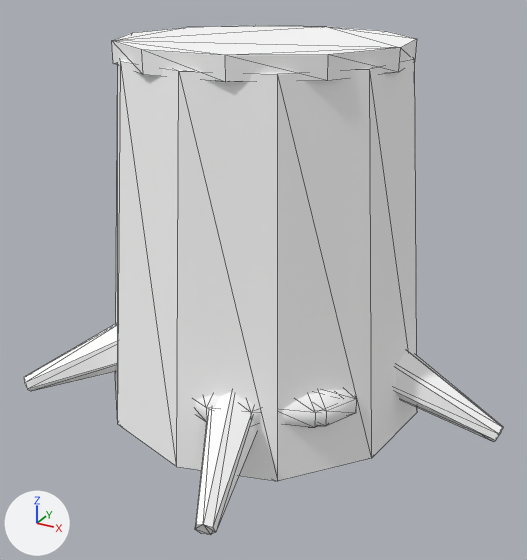
What one commit did to the glTF model assets/generated/stump_mossy_spring.glb.
The view is the same before and after, from a camera (50 mm lens) standing at (0.955, -1.744, 1.223) and looking at (0.039, -0.078, 0.391). Lighting does not change. The marker at lower left points along +X, +Y and +Z. The picture after the commit comes second. Mesh edges are drawn as thin lines. Where no turn or scale is listed for an object, it has been applied to the vertices.

Objects in the first picture: 'stump_mossy_spring'.
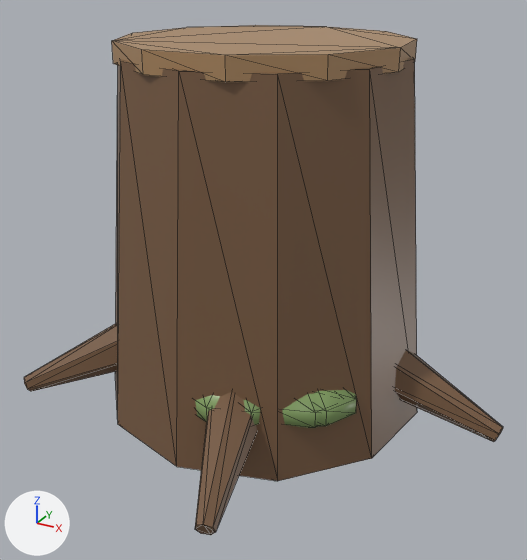
Changed parts and their boxes (x1, y1, x2, y2) in the pictures (527 x 560 px):
'stump_mossy_spring', recoloured (white to brown)
    both: (24, 25, 503, 535)

The change, as a list of edits to the scene's bpy script:
```text
Change mat_bark___rough_dark_brown___spring:
    mat_bark___rough_dark_brown___spring.base_color: (1.0, 1.0, 1.0) -> (0.19, 0.105, 0.055)  # white #ffffff -> brown #795b42
Change mat_cut_wood___warm_heartwood___spring:
    mat_cut_wood___warm_heartwood___spring.base_color: (1.0, 1.0, 1.0) -> (0.42, 0.25, 0.12)  # white #ffffff -> brown #ad8961
Change mat_moss___damp_green___spring:
    mat_moss___damp_green___spring.base_color: (1.0, 1.0, 1.0) -> (0.22, 0.34, 0.12)  # white #ffffff -> green #819e61
```
